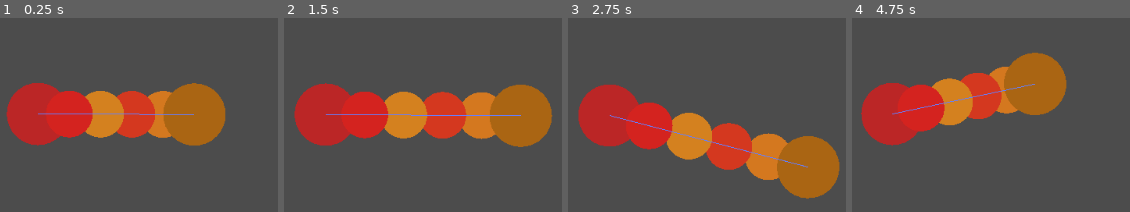
Above: before the commit, frames 1-4 (left to right).
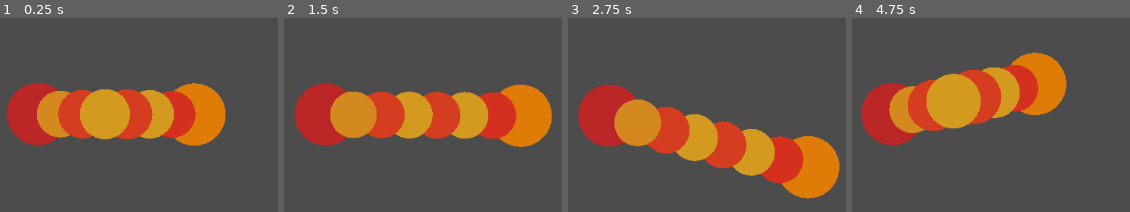
Above: after the commit, the same moments.

Repository: AlecTroemel/LudumDare46-EarlyWorm
Game: Godot game, scene res://InchWorm.tscn
The game is run twice, just before and just after one commit, with the same random seed, the same clock (stepped at 60 frames per second) and the same inputs. The project has no main scene, so this scene is started directly.
Inputs:
- Up to frame 1 (0.25 s): no input
- Up to frame 2 (1.5 s): tap Enter (ui_accept) at 0.5, 0.77 s; hold Right (ui_right) 0.53-1.28 s; tap Space at 0.6, 1.35 s; hold Down (ui_down) from 1.28 s (still down)
- Up to frame 3 (2.75 s): tap Enter (ui_accept) at 1.52 s; release Down (ui_down) at 2.03 s; hold Right (ui_right) from 2.03 s (still down); tap Space at 2.1 s
- Up to frame 4 (4.75 s): release Right (ui_right) at 2.78 s; hold Up (ui_up) 2.78-3.53 s; tap Space at 2.85, 3.6, 4.35 s; tap Enter (ui_accept) at 3.02, 3.77, 4.52 s; hold Left (ui_left) from 3.53 s (still down)

The runs differ from the first frame. In frame 1, 15% of the frame differs, in the area x 13-81%, y 33-66%; in frame 2, 17%; in frame 3, 18%, in the area x 14-98%, y 41-94%; in frame 4, 15%.

Commit message:
visual scrunch effect

Diff:
--- a/Body.gd
+++ b/Body.gd
@@ -2,6 +2,10 @@
 
 export (Color) var color = null
 export (int) var radius = 10
+export (int) var grow = 0
 
 func _draw():
-	draw_circle(Vector2(0,0), radius, color)
+	draw_circle(Vector2(0,0), radius + grow, color)
+
+func _ready():
+	$StaticBody2D/CollisionShape2D.shape.radius = radius
--- a/Body.tscn
+++ b/Body.tscn
@@ -1,6 +1,15 @@
-[gd_scene load_steps=2 format=2]
+[gd_scene load_steps=3 format=2]
 
 [ext_resource path="res://Body.gd" type="Script" id=1]
 
+[sub_resource type="CircleShape2D" id=1]
+
 [node name="Body" type="Node2D"]
 script = ExtResource( 1 )
+
+[node name="StaticBody2D" type="StaticBody2D" parent="."]
+collision_layer = 2
+collision_mask = 2
+
+[node name="CollisionShape2D" type="CollisionShape2D" parent="StaticBody2D"]
+shape = SubResource( 1 )
--- a/InchWorm.gd
+++ b/InchWorm.gd
@@ -1,13 +1,22 @@
 extends Node2D
+
+func process_body(body: Node2D, dist, anchor, u, i, grow_max, grow_scale):
+	body.position =  $Butt.position + (dist * 0.143 * i * u)
+	var dist_from_anchor = body.position.distance_to(anchor.position) / 2
+	body.grow = max((grow_max - dist_from_anchor) * grow_scale, 0)
+	body.z_index = int(body.grow) # i # + int(body.grow)
+	body.update()
 
 func place_body():
 	var dist = $Head.position.distance_to($Butt.position)
 	var u = ($Head.position - $Butt.position).normalized()
 
-	$Body.position =  $Butt.position + (dist * 0.2 * u)
-	$Body2.position =  $Butt.position + (dist * 0.4 * u)
-	$Body3.position =  $Butt.position + (dist * 0.6 * u)
-	$Body4.position =  $Butt.position + (dist * 0.8 * u)
+	process_body($Body,dist,$Butt,u,1,0,1)
+	process_body($Body2,dist,$Butt,u,2,30,0.80)
+	process_body($Body3,dist,$Butt,u,3,45,1)
+	process_body($Body4,dist,$Head,u,4,45,1)
+	process_body($Body5,dist,$Head,u,5,30,0.80)
+	process_body($Body6,dist,$Head,u,6,10,1)
 
 func _ready():
 	$Line2D.add_point($Head.position)
--- a/InchWorm.tscn
+++ b/InchWorm.tscn
@@ -37,25 +37,40 @@
 radius = 40
 
 [node name="Body" parent="." instance=ExtResource( 3 )]
-color = Color( 0.835294, 0.47451, 0.12549, 1 )
+z_index = 7
+color = Color( 0.835294, 0.192157, 0.12549, 1 )
 radius = 30
 
 [node name="Body2" parent="." instance=ExtResource( 3 )]
-color = Color( 0.835294, 0.223529, 0.12549, 1 )
+z_index = 6
+color = Color( 0.835294, 0.607843, 0.12549, 1 )
 radius = 30
 
 [node name="Body3" parent="." instance=ExtResource( 3 )]
-color = Color( 0.835294, 0.509804, 0.12549, 1 )
+z_index = 5
+color = Color( 0.835294, 0.243137, 0.12549, 1 )
 radius = 30
 
 [node name="Body4" parent="." instance=ExtResource( 3 )]
-color = Color( 0.835294, 0.141176, 0.12549, 1 )
+z_index = 4
+color = Color( 0.835294, 0.607843, 0.12549, 1 )
+radius = 30
+
+[node name="Body5" parent="." instance=ExtResource( 3 )]
+z_index = 3
+color = Color( 0.835294, 0.243137, 0.12549, 1 )
+radius = 30
+
+[node name="Body6" parent="." instance=ExtResource( 3 )]
+z_index = 2
+color = Color( 0.835294, 0.541176, 0.12549, 1 )
 radius = 30
 
 [node name="Butt" parent="." instance=ExtResource( 2 )]
 position = Vector2( 571.418, 294.212 )
-color = Color( 0.670588, 0.4, 0.0784314, 1 )
+z_index = -1
+color = Color( 0.87451, 0.490196, 0.0313726, 1 )
 radius = 40
 
 [node name="Line2D" type="Line2D" parent="."]
-width = 1.0
+width = 0.0
